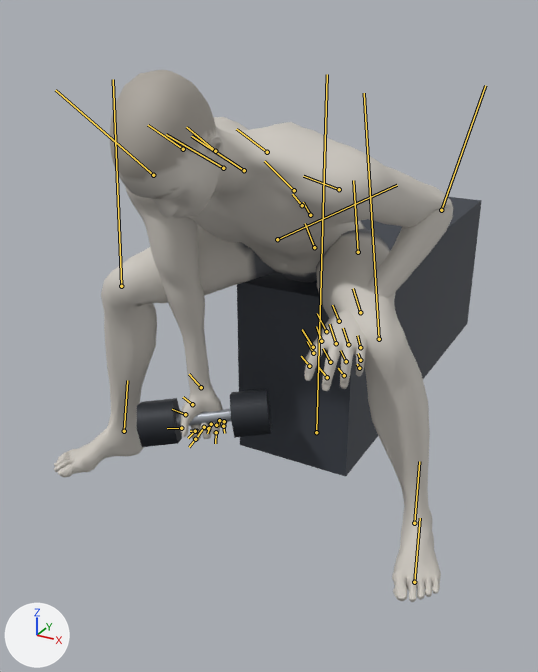
The glTF model exports/dumbbell-concentration-curl.glb: old version first, new version second.
Camera for both pictures: a 50 mm lens placed at (0.775, -1.694, 1.119), pointed at (-0.126, -0.055, 0.299). Every picture has the same lights, and +X, +Y and +Z are marked at lower left. The picture after the commit comes second. Both versions are drawn at frame 0 of the action 'dumbbell-concentration-curl_right'; the numbers are the values there. The bones that change, and the others that lie on the model, are drawn over the model as lines.
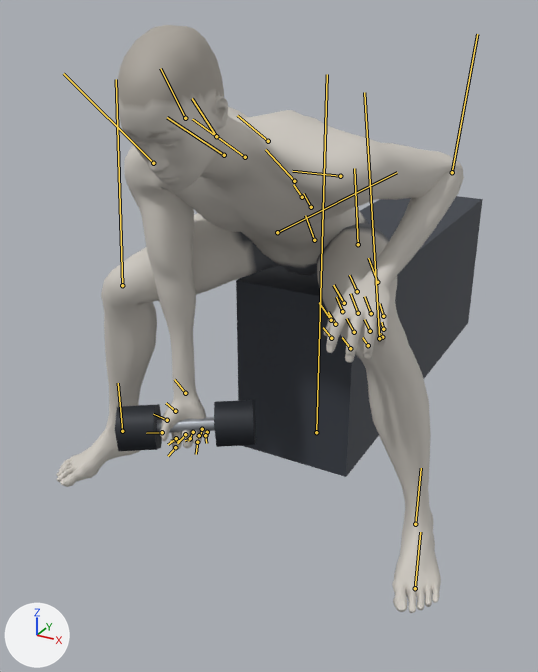
ob_dbr_right is not drawn itself; it is the parent of ob_mesh_4, ob_mesh_5, ob_mesh_6.
ob_props is not drawn itself; it is the parent of ob_bench.

Changed parts and their boxes (x1, y1, x2, y2) in the pictures (538 x 672 px):
'Mesh_0', posed (11% taller): before (54, 70, 454, 602); after (56, 25, 464, 613)
'bench', posed: before (237, 197, 482, 477); after (236, 196, 483, 477)
'Mesh_5', posed: before (137, 398, 182, 447); after (115, 404, 162, 451)
'Mesh_6', posed: before (230, 388, 272, 438); after (214, 400, 256, 447)
'Mesh_4', posed (15% shorter): before (176, 408, 231, 427); after (157, 417, 215, 433)
bone 'pelvis', root to tip: before (314, 247) to (305, 223); after (314, 240) to (305, 215)
bone 'upperarm_l', root to tip: before (339, 189) to (303, 176); after (340, 176) to (292, 171)
bone 'lowerarm_l', root to tip: before (441, 210) to (485, 85); after (452, 172) to (477, 34)
bone 'hand_l', root to tip: before (360, 312) to (353, 288); after (377, 282) to (368, 258)
bone 'upperarm_r', root to tip: before (153, 175) to (55, 90); after (153, 163) to (63, 73)
bone 'neck_01', root to tip: before (215, 151) to (186, 127); after (216, 136) to (192, 98)
bone 'head', root to tip: before (183, 149) to (148, 125); after (185, 118) to (160, 68)
bone 'thigh_l', root to tip: before (358, 252) to (353, 180); after (358, 244) to (354, 168)
bone 'calf_l', root to tip: before (379, 339) to (364, 93); after (379, 338) to (364, 92)
bone 'foot_l', root to tip: before (414, 523) to (419, 461); after (415, 524) to (421, 468)
bone 'thigh_r', root to tip: before (277, 239) to (397, 185); after (277, 232) to (397, 172)
bone 'calf_r', root to tip: before (121, 286) to (113, 79); after (122, 285) to (116, 79)
bone 'foot_r', root to tip: before (124, 431) to (127, 380); after (122, 431) to (118, 383)

The edits, one by one:
Bone 'pelvis' (bone_pelvis) moves from (0.041, -0.411, 0.0) to (0.042, -0.392, 0.0).
Bone 'pelvis' (bone_pelvis) turns from (0, 0, -37) to (0, 0, -36) degrees about its own x, y and z.
Bone 'upperarm_l' (bone_upperarm_l) turns from (-11, 2, -10) to (-8, 13, -17) degrees about its own x, y and z.
Bone 'lowerarm_l' (bone_lowerarm_l) turns from (-16, -54, 67) to (-24, -56, 80) degrees about its own x, y and z.
Bone 'hand_l' (bone_hand_l) turns from (60, 7, -3) to (54, 11, 3) degrees about its own x, y and z.
Bone 'upperarm_r' (bone_upperarm_r) turns from (39, 6, 51) to (40, 6, 58) degrees about its own x, y and z.
Bone 'neck_01' (bone_neck_01) turns from (0, 0, 4) to (0, 0, 17) degrees about its own x, y and z.
Bone 'head' (bone_head) turns from (0, 0, -2) to (0, 0, 8) degrees about its own x, y and z.
Bone 'thigh_l' (bone_thigh_l) turns from (25, -9, 110) to (24, -6, 109) degrees about its own x, y and z.
Bone 'calf_l' (bone_calf_l) turns from (-9, 5, -80) to (-6, 5, -77) degrees about its own x, y and z.
Bone 'foot_l' (bone_foot_l) turns from (-8, -7, 11) to (-7, -8, 1) degrees about its own x, y and z.
Bone 'thigh_r' (bone_thigh_r) turns from (-25, 9, 110) to (-24, 6, 109) degrees about its own x, y and z.
Bone 'calf_r' (bone_calf_r) turns from (9, -5, -80) to (6, -5, -77) degrees about its own x, y and z.
Bone 'foot_r' (bone_foot_r) turns from (8, 7, 11) to (7, 8, 1) degrees about its own x, y and z.
